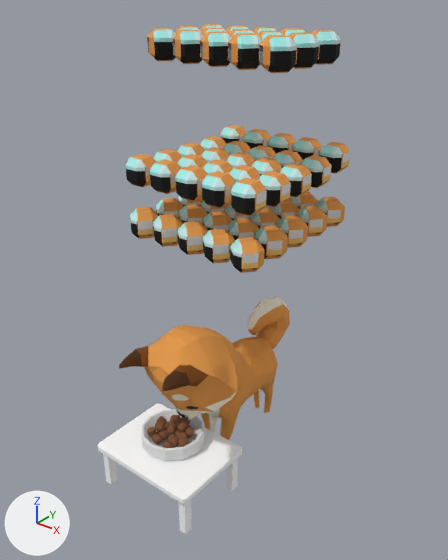
The OBJ model ChiBaApp/app/src/main/assets/models/fullBowl/fullBowl_frame18.obj, before and after one commit.
Before and after are seen from a 50 mm camera at (13.15, -17.38, 15.99) aimed at (0.23, -1.22, 5.97). The lights are fixed; the arrows at lower left show +X, +Y and +Z. Where no turn or scale is listed for an object, it has been applied to the vertices. Vertices at the same position are counted once.

The older version as bpy lines, for what is in view:
```python
me_fullbowl_frame18 = bpy.data.meshes.new('fullBowl_frame18')
me_fullbowl_frame18.from_pydata(...)  # 4000 vertices, 4863 faces; spans x -2.9..2.8, y -5.9..3.5, z -1.9..14.5
# faces by material slot: [1942, 1216, 319, 1386]
me_fullbowl_frame18.materials.append(mat_fressnapffull_phong2sg)  # picture img_chibaalltextures_jpg
me_fullbowl_frame18.materials.append(mat_newrigging1_lambert2sg)  # picture img_chibaalltextures_jpg
me_fullbowl_frame18.materials.append(mat_tisch_aistandard1sg)  # white #ffffff
me_fullbowl_frame18.materials.append(mat_initialshadinggroup)  # picture img_chibaalltextures_jpg
ob_fullbowl_frame18 = bpy.data.objects.new('fullBowl_frame18', me_fullbowl_frame18)
ob_fullbowl_frame18.location = (0.0, 0.0, 0.0)
```
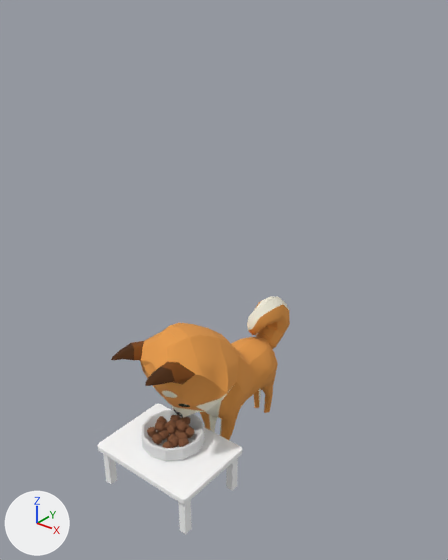
Location of each change, [x1, y1, x2, y2] in pixels of the pictures (448 x 560 px; the box of a moved part takes in the faces that stretch with it):
'fullBowl_frame18', reshaped (24% narrower, 53% shorter)
    before: [98, 24, 350, 534]
    after: [98, 296, 290, 534]
part 1 of me_fullbowl_frame18, deleted
    before: [126, 24, 350, 273]
part 2 of me_fullbowl_frame18, moved or reshaped
    before: [125, 325, 245, 420]
    after: [115, 323, 245, 418]

Patch to the scene script:
```diff
--- a/ChiBaApp/app/src/main/assets/models/fullBowl/fullBowl_frame18.obj.py
+++ b/ChiBaApp/app/src/main/assets/models/fullBowl/fullBowl_frame18.obj.py
@@ me_fullbowl_frame18 @@
 # used by ob_fullbowl_frame18; location = (0.0, 0.0, 0.0)
-me_fullbowl_frame18.from_pydata(...)  # 4000 vertices, 4863 faces; spans x -2.9..2.8, y -5.9..3.5, z -1.9..14.5
+me_fullbowl_frame18.from_pydata(...)  # 2440 vertices, 3173 faces; spans x -2.3..2.3, y -5.9..3.5, z -1.9..4.6
+# me_fullbowl_frame18 part 1: 65 loose pieces with 1560 vertices, spanning x -2.9..2.8, y -3.2..3.2, z 7.5..14.5, are deleted
+# me_fullbowl_frame18 part 2
+# 28 vertices are removed from x -1.6..1.5, y -5.1..-3.4, z 1.7..4.4
+# 204 faces are deleted
+# 8 vertices in x 0.6..1.3, y -2.3..-1.2, z 2.1..4.0 move by (0.0, -0.1, 0.0)
+# 6 vertices in x -1.6..-0.9, y -2.2..-1.3, z 2.0..3.1 move by (0.0, 0.1, 0.0)
+# 6 vertices in x -0.1..0.4, y -4.6..-3.1, z 1.0..4.6 move by (-0.3, 0.0, 0.0)
+# 4 vertices in x -1.5..-0.3, y -3.0..-1.9, z 1.0..4.0 move by (-0.1, 0.1, 0.0)
+# 4 vertices in x -1.7..-1.3, y -3.2..-2.8, z 1.6..3.4 move by (-0.2, 0.3, 0.0)
+# 4 vertices in x 1.6..1.9, y -3.4..-2.8, z 2.3..3.5 move by (-0.3, -0.3, 0.0)
+# 110 vertices move from x -1.9..2.0, y -5.5..-0.7, z 0.8..4.5 to x -2.1..1.8, y -5.6..-0.7, z 0.8..4.5
+# 28 vertices are added at x -1.9..1.1, y -5.2..-3.2, z 1.7..4.4
+# 204 new faces join them, mat_newrigging1_lambert2sg (picture img_chibaalltextures_jpg)
 me_fullbowl_frame18.materials.append(mat_fressnapffull_phong2sg)
```
